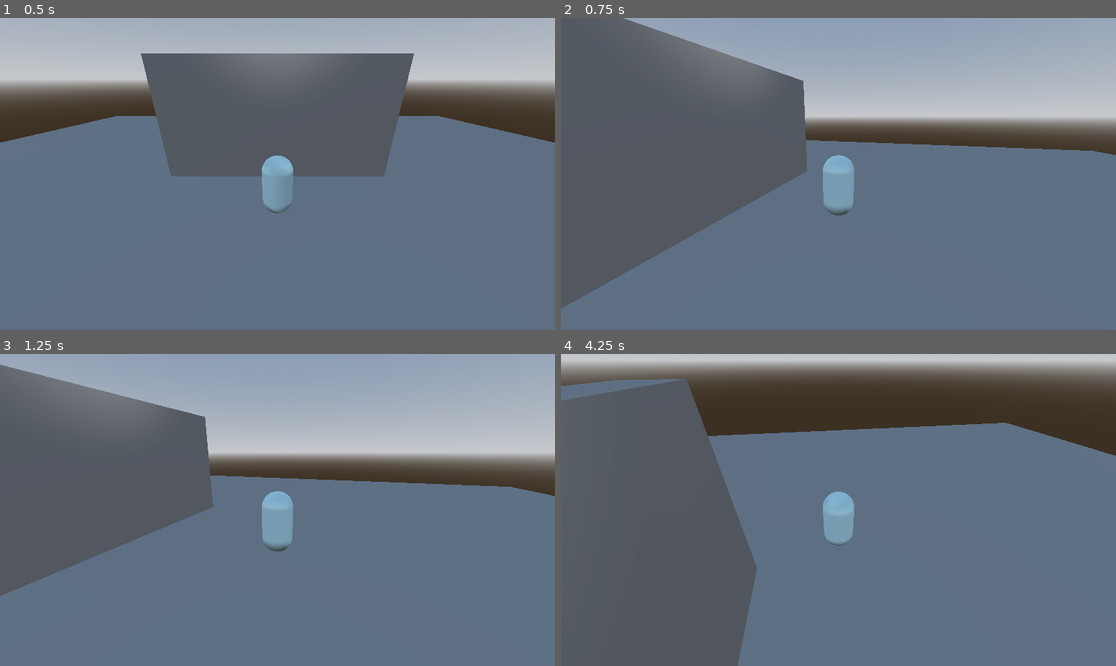
Above: before the commit, frames 1-4 (two rows, left to right).
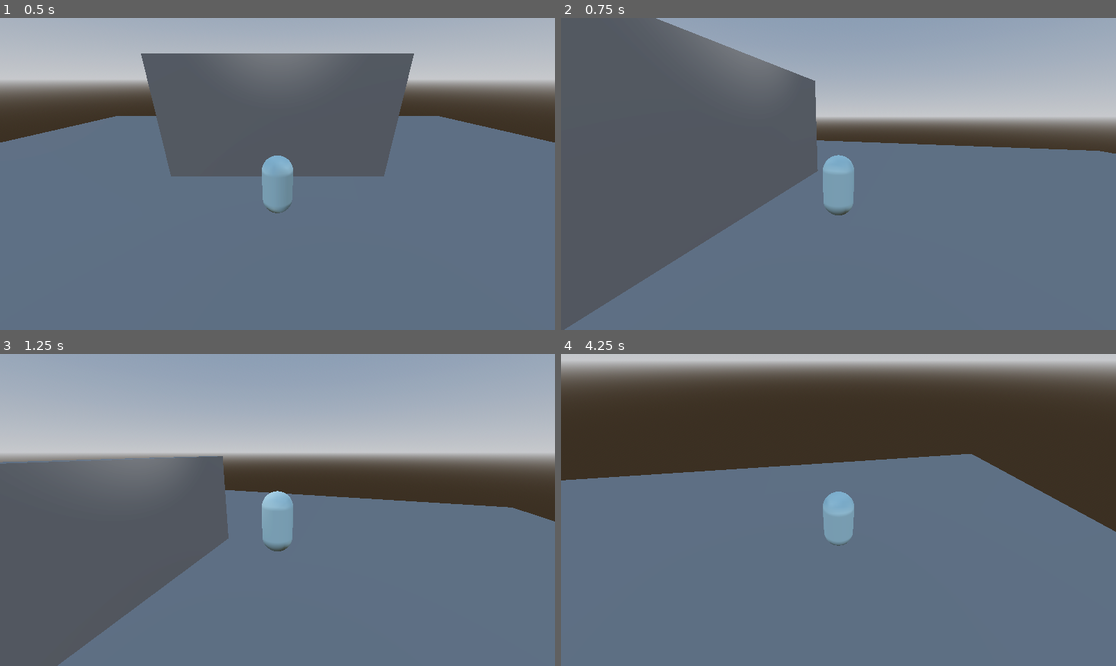
Above: after the commit, the same moments.

Repository: duboisr96/igwdcn
Game: Godot game, scene res://Scenes/Levels/test_level.tscn
Same seed, same stepped clock (60 frames per second), same inputs: the game is played once before the commit and once after it.
Inputs (mouse positions are in pixels of both pictures, inside the frame that each line leads up to):
- Up to frame 1 (0.5 s): no input
- Up to frame 2 (0.75 s): tap Enter (ui_accept) at 0.5 s; move the mouse to (960, 158) at 0.52 s; hold D (right) from 0.53 s (still down); hold Shift (sprint, bound only after the commit) from 0.53 s (still down); tap F (interact) at 0.6 s
- Up to frame 3 (1.25 s): keep holding D (right); keep holding Shift (sprint, bound only after the commit); tap Space (jump, bound only after the commit) at 0.77, 1.07 s
- Up to frame 4 (4.25 s): move the mouse to (727, 525) at 1.27 s; release D (right) at 1.28 s; release Shift (sprint, bound only after the commit) at 1.28 s; hold S (down) 1.28-2.03 s; tap Shift (sprint, bound only after the commit) at 1.35, 3.05 s; tap Space (jump, bound only after the commit) at 1.52, 1.55, 1.82, 3.02, 3.32, 3.77, 3.8, 4.07 s; move the mouse to (894, 441) at 2.02 s; hold D (right) 2.03-2.78 s; hold Space (jump, bound only after the commit) 2.03-2.78 s; tap F (interact) at 2.3, 2.85 s; move the mouse to (810, 572) at 2.77 s; hold W (up) 2.78-3.53 s; move the mouse to (1005, 556) at 3.52 s; hold A (left) from 3.53 s (still down); hold Shift (sprint, bound only after the commit) from 3.53 s (still down)

Frame 1 is identical in both runs. In frame 2, 3.5% of the frame differs, in the area x 0-100%, y 0-100%; in frame 3, 22%; in frame 4, 37%, in the area x 0-100%, y 8-100%.

Commit message:
Basic player movement
Added jump and sprint inputs and cleaned basic player movement

Diff:
--- a/Scenes/Player/player.gd
+++ b/Scenes/Player/player.gd
@@ -1,10 +1,22 @@
 extends CharacterBody3D
 
+#variables
+@export var base_speed := 4.0
+@export var sprint_speed := 8.0
 
-@export var base_speed := 4.0
+var movement_input := Vector2.ZERO
+var is_running := false
+#settings
+#@export var toggle_sprint := false
 
-#variables
-var movement_input := Vector2.ZERO
+#jump variables from video https://www.youtube.com/watch?v=AoGOIiBo4Eg&ab_channel=ClearCode
+@export var jump_height := 2.25
+@export var jump_time_to_peak := 0.4
+@export var jump_time_to_descent := 0.3
+@onready var jump_velocity : float = ((2.0 * jump_height) / jump_time_to_peak) * -1
+@onready var jump_gravity: float = ((-2.0 * jump_height) / (jump_time_to_peak * jump_time_to_peak)) * -1
+@onready var fall_gravity: float = ((-2.0 * jump_height) / (jump_time_to_descent * jump_time_to_descent)) * -1
+
 
 #nodes
 @onready var camera = $FollowingCameraController/Camera3D
@@ -12,20 +24,44 @@
 #functions
 func _physics_process(_delta) -> void:
 	#Movement
-	#movement_input = Input.get_vector("left","right","up", "down")
-
-	#FOR FOLLOWING CAMERA
-	movement_input = Input.get_vector("left","right","up", "down").rotated(-camera.global_rotation.y)
-	velocity = Vector3(movement_input.x, 0, movement_input.y) * base_speed
+	move_logic(_delta)
+	jump_logic(_delta)
 	move_and_slide()
-
 	#Interact check
 	if (Input.is_action_just_pressed("interact")):
 		interact()
 
-func interact():
+
+func interact() -> void:
 	print("interact")
 
+#handles horizontal movement
+func move_logic(delta) -> void:
+	movement_input = Input.get_vector("left","right","up", "down").rotated(-camera.global_rotation.y)
+	#current horizontal velocity
+	var horizontal_v = Vector2(velocity.x, velocity.z)
+
+	#sprint speed
+	is_running = Input.is_action_pressed("sprint")
+	var speed = sprint_speed if is_running else base_speed
+
+	if (movement_input != Vector2.ZERO):
+		#Acceleration with input
+		horizontal_v += movement_input * speed * delta
+		horizontal_v = horizontal_v.limit_length(speed)
+	else:
+		#Deceleration without input kind of slides right now
+		horizontal_v = horizontal_v.move_toward(Vector2.ZERO, base_speed * 4.0 * delta)
+	velocity.x = horizontal_v.x
+	velocity.z = horizontal_v.y
+
+func jump_logic(delta) -> void:
+	#handles vertical movement
+	if is_on_floor():
+		if (Input.is_action_pressed("jump")):
+			velocity.y = -jump_velocity
+	var gravity = jump_gravity if velocity.y > 0.0 else fall_gravity
+	velocity.y -= gravity * delta
 
 #Template
 #const SPEED = 5.0
--- a/project.godot
+++ b/project.godot
@@ -47,3 +47,13 @@
 , Object(InputEventMouseButton,"resource_local_to_scene":false,"resource_name":"","device":-1,"window_id":0,"alt_presse …(248 unchanged characters)…
 ]
 }
+jump={
+"deadzone": 0.5,
+"events": [Object(InputEventKey,"resource_local_to_scene":false,"resource_name":"","device":-1,"window_id":0,"alt_pressed":false,"shift_pressed":false,"ctrl_pressed":false,"meta_pressed":false,"pressed":false,"keycode":0,"physical_keycode":32,"key_label":0,"unicode":32,"location":0,"echo":false,"script":null)
+]
+}
+sprint={
+"deadzone": 0.5,
+"events": [Object(InputEventKey,"resource_local_to_scene":false,"resource_name":"","device":-1,"window_id":0,"alt_pressed":false,"shift_pressed":false,"ctrl_pressed":false,"meta_pressed":false,"pressed":false,"keycode":0,"physical_keycode":4194325,"key_label":0,"unicode":0,"location":0,"echo":false,"script":null)
+]
+}
